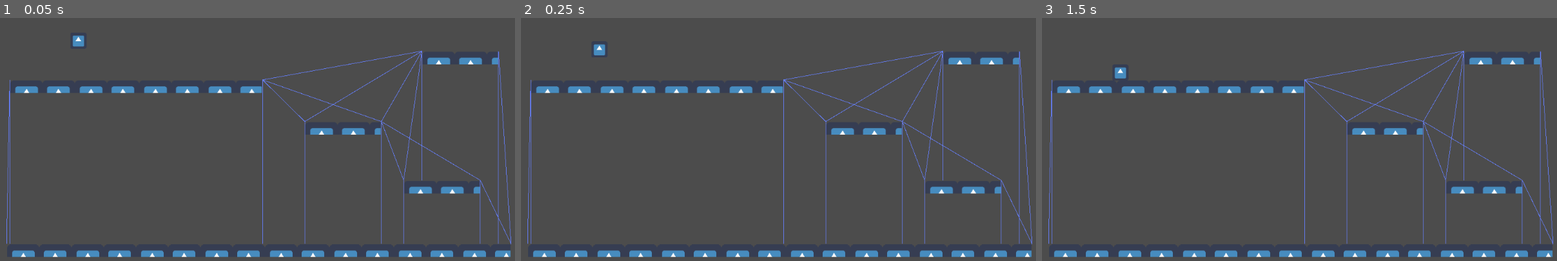
Above: before the commit, frames 1-3 (left to right).
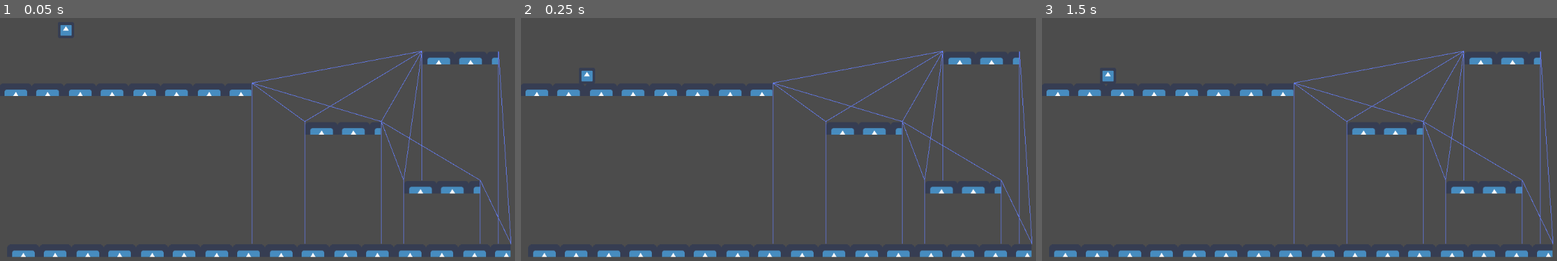
Above: after the commit, the same moments.

Repository: CiaranWoodward/LD48
Game: Godot game, scene res://Levels/TestLevel.tscn
Same seed, same stepped clock (60 frames per second), same inputs: the game is played once before the commit and once after it. The engine's default icon, where the game draws it, is replaced by a stand-in: a white triangle on a blue panel in a dark square.
Inputs:
- Up to frame 1 (0.05 s): no input
- Up to frame 2 (0.25 s): no input
- Up to frame 3 (1.5 s): tap Enter at 1.25 s

The runs differ from the first frame. In frame 1, 2.5% of the frame differs, in the area x 0-81%, y 2-94%; in frame 2, 2.5%, in the area x 0-81%, y 10-94%; in frame 3, 2.5%.

Commit message:
Extend AStar to path across navmesh

Diff:
--- a/Enemies/SimpleEnemy.gd
+++ b/Enemies/SimpleEnemy.gd
@@ -1,9 +1,16 @@
 extends KinematicBody2D
 
-export var fall_velocity = 0.0
+export var max_fallspeed = 700
+export var max_speed = 500
+export var max_jumpheight = 400
+
+#animation properties between 0 and 1
+export var fall_rate = 0.0
 
 onready var animTree = $AnimationTree
 onready var stateMachine : AnimationNodeStateMachinePlayback = animTree["parameters/StateMachine/playback"]
+
+const MY_TYPE = "simpleton"
 
 # Called when the node enters the scene tree for the first time.
 func _ready():
@@ -11,7 +18,7 @@
 
 func _handle_falling(_delta):
 	if is_on_floor():
-		fall_velocity = 0
+		fall_rate = 0
 		if stateMachine.get_current_node() == "Falling":
 			stateMachine.travel("Idle")
 	else:
@@ -22,4 +29,18 @@
 
 func _physics_process(delta):
 	_handle_falling(delta)
-	move_and_collide(Vector2(0, fall_velocity) * delta)
+	move_and_collide(Vector2(0, fall_rate * max_fallspeed) * delta)
+
+func _create_typed_navmap():
+	var map = get_parent().GetNavMeshCopy()
+	#TODO: Continue
+
+# Take a random, non-backtracking path to the destination
+func _repath_to(gpos : Vector2):
+	var level = get_parent()
+	var my_platform = level.GetClosestLowerPlatform(self.position, 0)
+	var dest_platform = level.GetClosestPlatform(gpos)
+	var astar = get_parent().GetAstarForType(MY_TYPE)
+	if astar == null:
+		_create_typed_navmap()
+		astar = get_parent().GetAstarForType(MY_TYPE)
--- a/Enemies/SimpleEnemy.tscn
+++ b/Enemies/SimpleEnemy.tscn
@@ -9,7 +9,7 @@
 [sub_resource type="Animation" id=2]
 resource_name = "Falling"
 tracks/0/type = "value"
-tracks/0/path = NodePath(".:fall_velocity")
+tracks/0/path = NodePath(".:fall_rate")
 tracks/0/interp = 1
 tracks/0/loop_wrap = true
 tracks/0/imported = false
@@ -27,33 +27,32 @@
 [sub_resource type="AnimationNodeAnimation" id=4]
 animation = "Falling"
 
-[sub_resource type="AnimationNodeAnimation" id=8]
+[sub_resource type="AnimationNodeAnimation" id=5]
 animation = "Idle"
 
-[sub_resource type="AnimationNodeStateMachineTransition" id=9]
+[sub_resource type="AnimationNodeStateMachineTransition" id=6]
 
-[sub_resource type="AnimationNodeStateMachineTransition" id=10]
+[sub_resource type="AnimationNodeStateMachineTransition" id=7]
 
-[sub_resource type="AnimationNodeStateMachine" id=5]
+[sub_resource type="AnimationNodeStateMachine" id=8]
 states/Falling/node = SubResource( 4 )
 states/Falling/position = Vector2( 460, 156 )
-states/Idle/node = SubResource( 8 )
+states/Idle/node = SubResource( 5 )
 states/Idle/position = Vector2( 733, 156 )
-transitions = [ "Falling", "Idle", SubResource( 9 ), "Idle", "Falling", SubResource( 10 ) ]
+transitions = [ "Falling", "Idle", SubResource( 6 ), "Idle", "Falling", SubResource( 7 ) ]
 graph_offset = Vector2( 10, 25 )
 
-[sub_resource type="AnimationNodeBlendTree" id=6]
+[sub_resource type="AnimationNodeBlendTree" id=9]
 graph_offset = Vector2( -112, -41 )
-nodes/StateMachine/node = SubResource( 5 )
+nodes/StateMachine/node = SubResource( 8 )
 nodes/StateMachine/position = Vector2( 280, 120 )
 nodes/output/position = Vector2( 560, 120 )
 node_connections = [ "output", 0, "StateMachine" ]
 
-[sub_resource type="AnimationNodeStateMachinePlayback" id=7]
+[sub_resource type="AnimationNodeStateMachinePlayback" id=10]
 
 [node name="SimpleEnemy" type="KinematicBody2D"]
 script = ExtResource( 2 )
-fall_velocity = null
 
 [node name="Sprite" type="Sprite" parent="."]
 scale = Vector2( 0.5, 0.5 )
--- a/LevelElements/SimplePlatform.gd
+++ b/LevelElements/SimplePlatform.gd
@@ -5,6 +5,8 @@
 
 export var width = 100.0 setget _setwidth
 export var height = 25.0 setget _setheight
+
+var id = -1
 
 func _ready():
 	# We make a new rectangleshape because otherwise each platform shares the same one
@@ -93,3 +95,13 @@
 	var t = max(0, min(1, v1.dot(v2)/segLen2))
 	var p = $Left.global_position + (t * v2)
 	return p
+
+# Return The minimum distance between two platforms
+func GetMinDistanceToPlat(other):
+	var p1 = other.GetClosestPoint($Left.global_position)
+	var d1_2 = p1.distance_squared_to($Left.global_position)
+	var p2 = other.GetClosestPoint($Right.global_position)
+	var d2_2 = p2.distance_squared_to($Right.global_position)
+	if d1_2 < d2_2:
+		return sqrt(d1_2)
+	return sqrt(d2_2)
--- a/Levels/TestLevel.gd
+++ b/Levels/TestLevel.gd
@@ -8,9 +8,38 @@
 const LOWER_THRESHOLD = 50
 
 var _platforms = []
+var _platform_idmap = {}
 var _platform_navmap = {}
 var _navmap_collided = false
 var _treasure_platform = null
+var _typed_navmap = {}
+var _typed_astar = {}
+
+class LevelAStar:
+	extends AStar2D
+
+	var navmap
+	var idmap
+
+	func init(navmap, idmap):
+		self.navmap = navmap
+		self.idmap = idmap
+		# TODO: Are duplicates ok? Do we need to add the points first?
+		# Register all the connections
+		for plat in navmap.keys():
+			for entry in navmap[plat]:
+				self.connect_points(plat.id, entry["other"].id)
+
+	func _compute_cost(from_id, to_id):
+		var list = navmap[idmap[from_id]]
+		var dst = idmap[to_id]
+		var mindist = INF
+		for con in list:
+			if con["other"] == dst && con["dist"] < mindist:
+				mindist = con["dist"]
+
+	func _estimate_cost(from_id, to_id):
+		return idmap[from_id].GetMinDistanceToPlat(idmap[to_id])
 
 # Called when the node enters the scene tree for the first time.
 func _ready():
@@ -51,10 +80,14 @@
 
 func _processPlatformMap():
 	# Get a list of all platforms
+	var idcount = 0
 	for child in get_children():
 		if child.has_method("IsPlatform") and child.IsPlatform():
+			child.id = idcount
+			idcount += 1
 			_platforms.append(child)
 			_platform_navmap[child] = []
+			_platform_idmap[child.id] = child
 	# Map every platform to every other that is less than the MAX_JUMPDIST away
 	for i in range(_platforms.size()):
 		for j in range(i+1, _platforms.size()):
@@ -64,6 +97,21 @@
 			var n2 = p1.InvertNavMap(n1, p1)
 			_platform_navmap[p1].append_array(n1)
 			_platform_navmap[p2].append_array(n2)
+
+func GetNavMeshForType(type : String):
+	return _typed_navmap.get(type)
+
+func SetNavMeshForType(type : String, map):
+	_typed_navmap[type] = map
+	var astar = LevelAStar.new()
+	astar.init(map, _platform_idmap)
+	_typed_astar[type] = astar
+
+func GetAstarForType(type : String):
+	return _typed_astar.get(type)
+
+func GetNavMeshCopy():
+	return _platform_navmap.duplicate(true)
 
 func GetClosestPlatform(gpos):
 	var retVal = null
--- a/Levels/TestLevel.tscn
+++ b/Levels/TestLevel.tscn
@@ -9,7 +9,7 @@
 drawNavMesh = true
 
 [node name="SimplePlatform" parent="." instance=ExtResource( 2 )]
-position = Vector2( 270.437, 240.412 )
+position = Vector2( 249.018, 246.712 )
 width = 500.0
 
 [node name="SimplePlatform2" parent="." instance=ExtResource( 2 )]
@@ -29,8 +29,7 @@
 width = 150.0
 
 [node name="Treasure" type="Position2D" parent="."]
-position = Vector2( 428.08, 498.348 )
+position = Vector2( 181.136, 528.586 )
 
 [node name="SimpleEnemy" parent="." instance=ExtResource( 1 )]
-position = Vector2( 155.567, 148.752 )
-fall_velocity = 0.0
+position = Vector2( 130.873, -8.39268 )
Not shown: 1 places in Enemies/SimpleEnemy.tscn that only renumber resources
